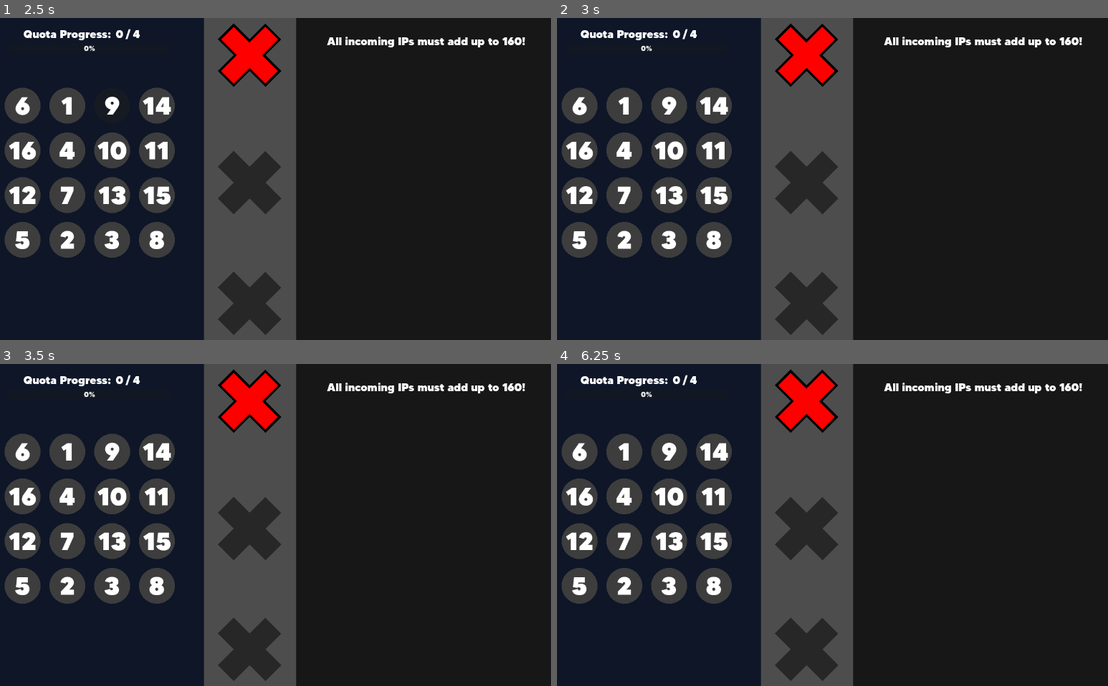
Above: before the commit, frames 1-4 (two rows, left to right).
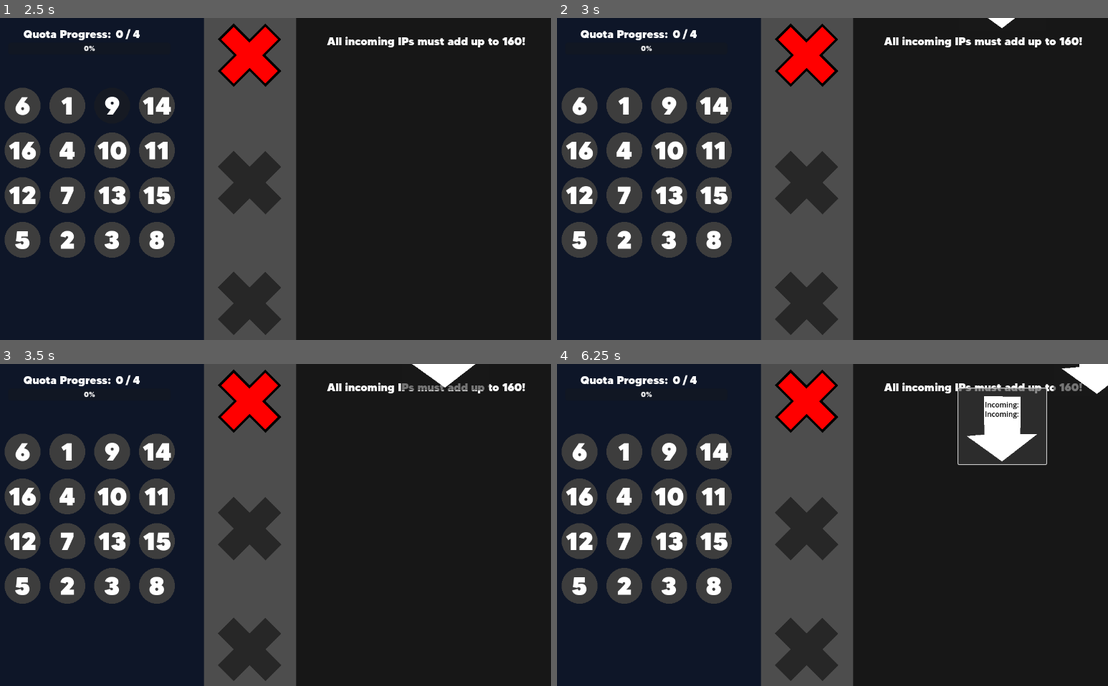
Above: after the commit, the same moments.

Repository: SHKBRD/GameOfRiskCyber
Game: Godot game, scene res://scenes/game_scene.tscn
The game is run twice, just before and just after one commit, with the same random seed, the same clock (stepped at 60 frames per second) and the same inputs.
Inputs (mouse positions are in pixels of both pictures, inside the frame that each line leads up to):
- Up to frame 1 (2.5 s): tap Enter at 0.5 s; move the mouse to (22, 104) at 0.52 s; tap T (Check) at 0.6, 2.1 s; tap Space at 1.25 s; move the mouse to (66, 104) at 1.27 s; click (66, 104) at 1.35 s; move the mouse to (110, 104) at 2.02 s
- Up to frame 2 (3 s): tap Enter at 2.75 s; move the mouse to (711, 104) at 2.77 s; click (711, 104) at 2.85 s
- Up to frame 3 (3.5 s): no input
- Up to frame 4 (6.25 s): move the mouse to (579, 496) at 3.52 s; tap T (Check) at 3.6 s; click (1003, 373) at 4.25 s, where only the run after the commit has a clickable "Incoming:"; click (1003, 392) at 5 s, where only the run after the commit has a clickable "Incoming:"; click (1003, 412) at 5.75 s, where only the run after the commit has a clickable "Incoming:"

Frame 1 is identical in both runs. In frame 2, less than 0.1% of the frame differs, in the area x 78-84%, y 0-4%; in frame 3, 0.6%; in frame 4, 2.2%, in the area x 72-100%, y 0-32%.
Error before the commit: Trying to assign value of type 'incoming_packet.gd' to a variable of type 'packet_scene.gd'. (res://scripts/packet_scene.gd:13)

Commit message:
add packet progress

Diff:
--- a/scenes/incoming_packet.gd
+++ /dev/null
@@ -1,2 +0,0 @@
-extends Button
-class_name Packet
--- a/scenes/incoming_packet.tscn
+++ b/scenes/incoming_packet.tscn
@@ -1,6 +1,6 @@
 [gd_scene load_steps=2 format=3 uid="uid://c3uv1xg200vhs"]
 
-[ext_resource type="Script" uid="uid://bv70v4lkgx0mk" path="res://scenes/incoming_packet.gd" id="1_1wox5"]
+[ext_resource type="Script" uid="uid://bv70v4lkgx0mk" path="res://scripts/incoming_packet.gd" id="1_1wox5"]
 
 [node name="Packet" type="Button"]
 offset_top = -169.0
@@ -32,3 +32,9 @@
 theme_override_colors/font_color = Color(0, 0, 0, 1)
 text = "Incoming:"
 horizontal_alignment = 1
+
+[node name="VisibleOnScreenNotifier2D" type="VisibleOnScreenNotifier2D" parent="."]
+position = Vector2(98, 85.5)
+scale = Vector2(10, 8.65)
+
+[connection signal="screen_exited" from="VisibleOnScreenNotifier2D" to="." method="_on_visible_on_screen_notifier_2d_screen_exited"]
--- a/scenes/packet_scene.tscn
+++ b/scenes/packet_scene.tscn
@@ -7,16 +7,6 @@
 layout_mode = 3
 anchors_preset = 0
 script = ExtResource("1_ab6hx")
-
-[node name="Timer" type="Timer" parent="."]
-wait_time = 2.5
-autostart = true
-
-[node name="MobArea" type="Control" parent="."]
-anchors_preset = 0
-offset_right = 583.0
-offset_bottom = 729.0
-mouse_filter = 2
 
 [node name="ColorRect" type="ColorRect" parent="."]
 layout_mode = 0
@@ -34,4 +24,14 @@
 theme = ExtResource("1_pj18c")
 text = "All incoming IPs must add up to 160!"
 
+[node name="Timer" type="Timer" parent="."]
+wait_time = 2.5
+autostart = true
+
+[node name="MobArea" type="Control" parent="."]
+anchors_preset = 0
+offset_right = 583.0
+offset_bottom = 729.0
+mouse_filter = 2
+
 [connection signal="timeout" from="Timer" to="." method="_on_timer_timeout"]
--- /dev/null
+++ b/scripts/incoming_packet.gd
@@ -0,0 +1,13 @@
+extends Button
+class_name Packet
+
+func _ready() -> void:
+	position.x = RandomNumberGenerator.new().randf_range(0, 500)
+
+func _process(delta: float) -> void:
+	position += Vector2(0, 1)
+
+
+
+func _on_visible_on_screen_notifier_2d_screen_exited() -> void:
+	queue_free()
--- a/scripts/packet_scene.gd
+++ b/scripts/packet_scene.gd
@@ -10,9 +10,10 @@
 	pass
 
 func send_packet() -> void:
-	var newPacket: PacketScene = packetScene.instantiate()
+	var newPacket: Packet = packetScene.instantiate()
 	$MobArea.add_child(newPacket)
 
 
 func _on_timer_timeout() -> void:
 	send_packet()
+	$Timer.start()
Renamed: scenes/incoming_packet.gd.uid -> scripts/incoming_packet.gd.uid
